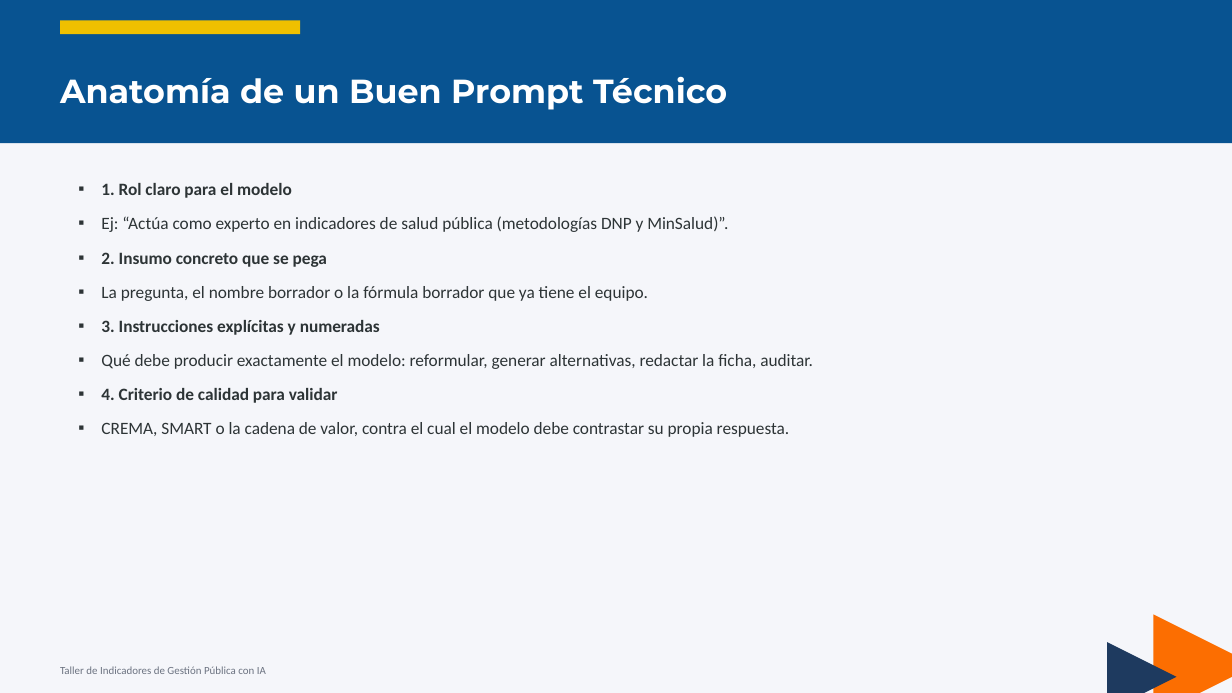
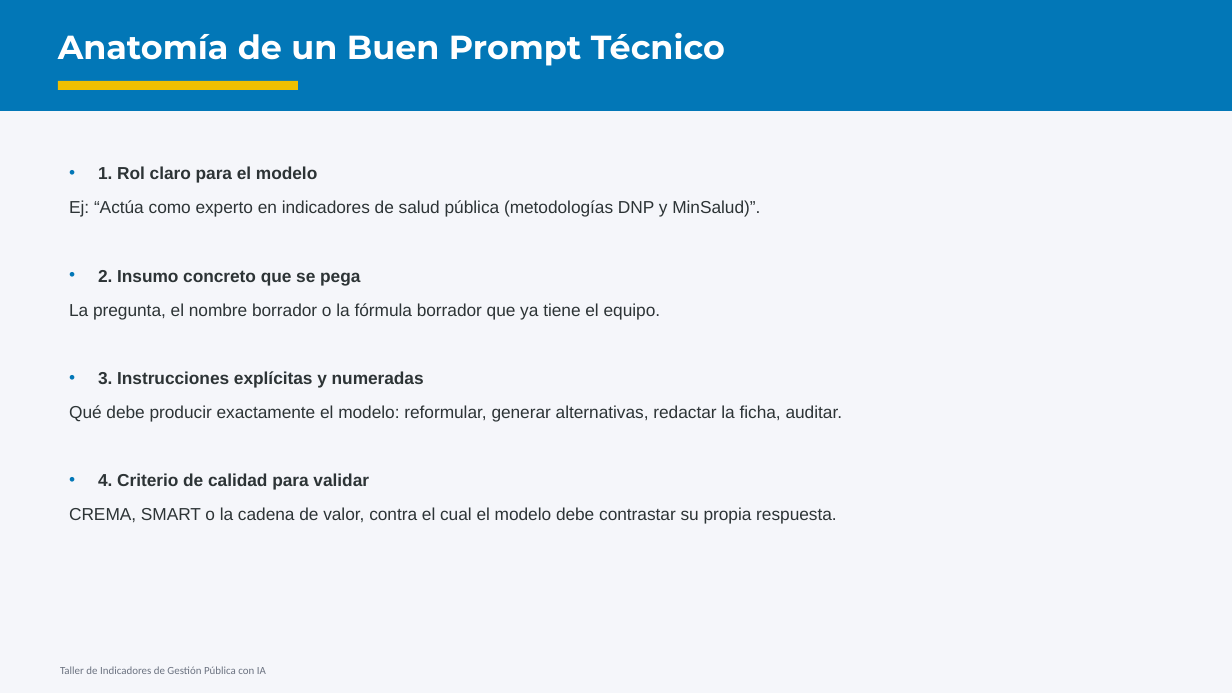
Before and after one commit to smezam-star/Management-Indicators, a slide deck: slide 33 of docs/Taller_Indicadores_Gestion_Publica_IA.pptx (slide 35 before the commit). Drawn at 1232x693 pixels with LibreOffice and Linux fonts; fonts in the diff are those of the drawing. Boxes give left, top, right and bottom in pixels: in the first picture for what was removed or moved away, otherwise in the second. Text is boxed around its words. In the diff, an @@ line names an element or a change of style, - is before the commit and + after.

```diff
--- a/docs/Taller_Indicadores_Gestion_Publica_IA.pptx
+++ b/docs/Taller_Indicadores_Gestion_Publica_IA.pptx
@@ rectangle: place and size @@
-rectangle at (0,0,1232,143)
+rectangle at (0,0,1232,111)
@@ rectangle at (0,0,1232,111): fill #085391 to #0277B7 @@
@@ text "Anatomía de un Buen Prompt ...": place and size @@
-text "Anatomía de un Buen Prompt ..." at (60,76,727,110)
+text "Anatomía de un Buen Prompt ..." at (58,32,725,66)
@@ text removed at (60,34,154,37) @@
-KIT DE PROMPTS
@@ rectangle: place and size @@
-rectangle at (60,20,300,34)
+rectangle at (58,80,299,90)
@@ text "1. Rol claro para el ...": place and size @@
-text "1. Rol claro para el ..." at (101,183,813,437)
+text "1. Rol claro para el ..." at (69,166,843,524)
@@ text "1. Rol claro para el ..." at (69,166,843,524): font Calibri to Arial; bullet ▪ to •; bullet ▪ to none @@
@@ triangle removed at (1153,615,1232,693) @@
@@ triangle removed at (1107,642,1177,693) @@
```
Also in this commit, not shown: 44 other slides changed, 2 slides added, 6 slides removed, 8 other files.
